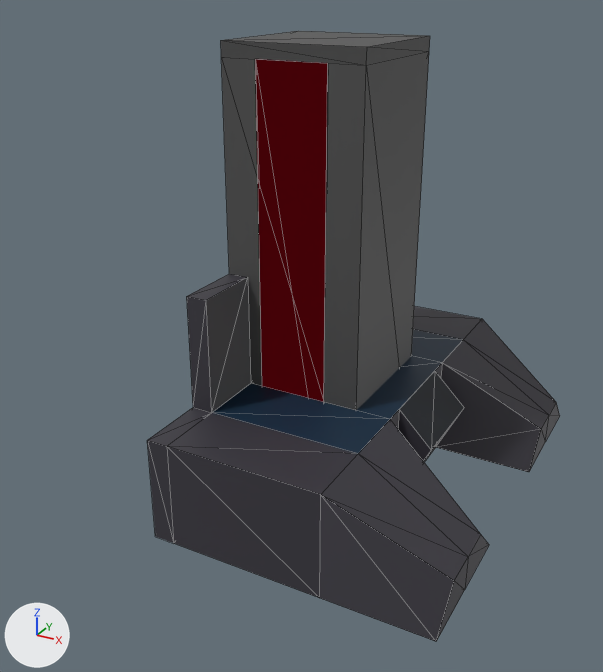
An edit to the glTF model space_colony_3d/assets/3d_models/ship/space_colony_ship_meshes.glb, drawn before and after from the same camera.
Before and after are seen from a 50 mm camera at (2.6, -5.08, 3.51) aimed at (-0.11, -0.16, 1.05). Every picture has the same lights, and +X, +Y and +Z are marked at lower left. Mesh edges are drawn as thin lines.

The older version as bpy lines, for what is in view:
```python
me_cube = bpy.data.meshes.new('Cube')
me_cube.from_pydata(...)  # 62 vertices, 120 faces; spans x -0.5..1.5, y -1.5..1.5, z 0.0..1.57
# faces by material slot: [106, 6, 8]
me_cube.materials.append(mat_material_004)  # black #3a3840
me_cube.materials.append(mat_material_005)  # dark blue #112c42
me_cube.materials.append(mat_material_006)  # black #0d151e
me_cube_002 = bpy.data.meshes.new('Cube.002')
me_cube_002.from_pydata(...)  # a box spanning x -0.5..0.5, y -0.5..0.5, z 0.0..3.0
me_cube_002.materials.append(mat_material_003)  # dark grey #505050
me_cube_004 = bpy.data.meshes.new('Cube.004')
me_cube_004.from_pydata(...)  # a box spanning x -0.5..0.5, y -0.5..0.5, z 3.0..3.1
me_cube_004.materials.append(mat_material_008)  # dark grey #4b4b4b
ob_operation_console_col = bpy.data.objects.new('operation_console-col', me_cube)
ob_operation_console_col.location = (0.0, 0.0, 0.0)
ob_roof_00_col = bpy.data.objects.new('roof_00-col', me_cube_004)
ob_roof_00_col.location = (0.0, 0.0, 0.0)
ob_wall_00_col = bpy.data.objects.new('wall_00-col', me_cube_002)
ob_wall_00_col.location = (0.0, 0.0, 0.0)
# also in view: 'door_00-col' at (0.0, 0.0, 1.45)
```
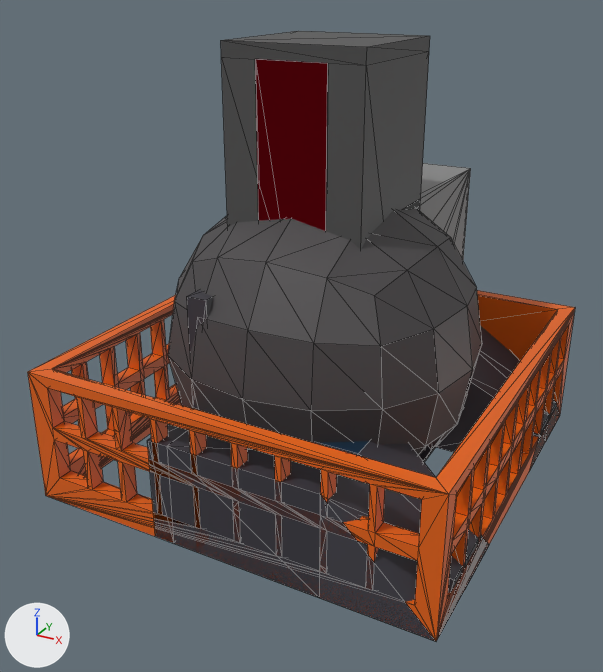
Commit message: added pod prototype model

Where the newer file only moved an object's origin or applied its transform, the numbers keep the older frame.

Edits to the bpy script that builds the scene:
```text
Add mat_material_009:
    mat_material_009 = principled_material('Material.009')
    mat_material_009.base_color = (0.241, 0.241, 0.241)  # grey #878787
Add mat_material_010:
    mat_material_010 = principled_material('Material.010')
    mat_material_010.base_color = (0.523, 0.523, 0.523)  # light grey #bfbfbf
Add mat_material_007:
    mat_material_007 = principled_material('Material.007')
    mat_material_007.base_color = (0.063, 0.058, 0.0608)  # dark grey #474446
Add mat_material:
    mat_material = principled_material('Material')
    mat_material.base_color = (0.8, 0.126, 0.00272)  # orange #e76309
Add me_cube_005:
    me_cube_005.from_pydata(...)  # 614 vertices, 1438 faces; spans x -1.5..1.5, y -1.5..1.69, z -0.14..2.14
    # faces by material slot: [1124, 192, 112, 10]
    me_cube_005.materials.append(mat_material)  # orange #e76309
    me_cube_005.materials.append(mat_material_007)  # dark grey #474446
    me_cube_005.materials.append(mat_material_009)  # grey #878787
    me_cube_005.materials.append(mat_material_010)  # light grey #bfbfbf
Add ob_pod_col:
    ob_pod_col = bpy.data.objects.new('Pod-col', me_cube_005)
    ob_pod_col.location = (0.0, 0.0, 0.0)
```

Where the change shows, as pixel boxes [x1, y1, x2, y2] in the pictures (603 x 672 px):
'Pod-col', added: after [28, 163, 575, 641]
    faces in mat_material_007 (dark grey #474446): [168, 208, 482, 456]
    faces in mat_material (orange #e76309): [28, 290, 575, 641]
    faces in mat_material_009 (grey #878787): [402, 163, 471, 260]
